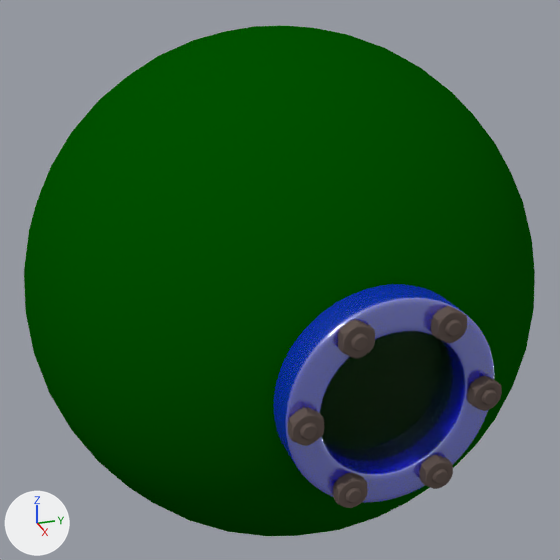
Two versions of the Blender file Bathysphere.blend, one commit apart.
Rendered twice from a 50 mm lens placed at (8.29, -2.82, 3.46), pointed at (0.12, -0.03, 0.06). The lights are fixed; the arrows at lower left show +X, +Y and +Z.

The first picture shows 'Icosphere', 'Icosphere.001', 'Nut.001', 'Nut.002', 'Nut.003', 'Nut.004', 'Nut.005', 'Porthole'.
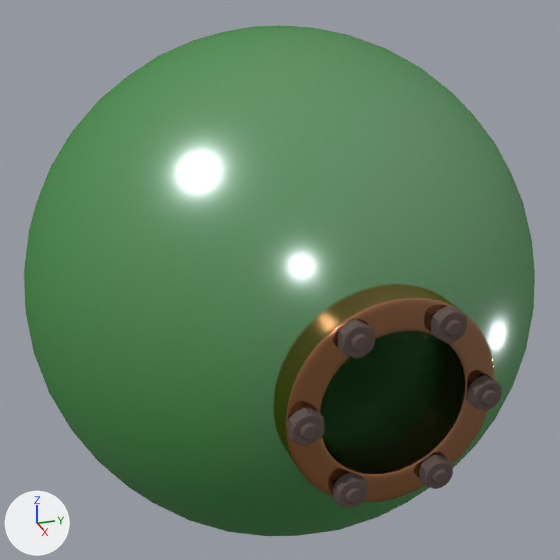
The change, as a list of edits to the scene's bpy script:
```text
Add ng_nodegroup:
    ng_nodegroup = bpy.data.node_groups.new('NodeGroup', 'ShaderNodeTree')
    # nodes: BsdfAnisotropic, Group, Math, Mix
    # colours: green #00bc3b, pink #cc0099, light grey #cccccc
Add mat_material_paint:
    mat_material_paint = bpy.data.materials.new('Material.Paint')
    mat_material_paint.use_nodes = True; mat_material_paint.node_tree.nodes.clear()
    _N = mat_material_paint.node_tree.nodes; _L = mat_material_paint.node_tree.links
    n0 = _N.new('ShaderNodeOutputMaterial'); n0.name = 'Material Output'
    n1 = _N.new('ShaderNodeGroup'); n1.name = 'Group'
    n1.node_tree = ng_pbr_dielectric
    n1.inputs[0].default_value = (0.0182, 0.246, 0.0124, 1.0)  # 'Color', green #25881d
    n1.inputs[1].default_value = 0.209  # 'Roughness'
    n1.inputs[2].default_value = (0.0, 0.0, 0.0)  # 'Normal'
    n1.inputs[3].default_value = 0.236  # 'Reflection'
    _L.new(n1.outputs[0], n0.inputs[0])  # 'Shader' to 'Surface'
Add mat_material_bronze:
    mat_material_bronze = bpy.data.materials.new('Material.Bronze')
    # nodes: Group, OutputMaterial
    # colours: orange #bc7d50, yellow #cca63e
Change me_cylinder:
    where me_cylinder.from_pydata(...)  # 128 vertices, 128 faces; spans x -1.0..1.0, y -1.0..1.0, z -1.0..1.0
    remove me_cylinder.materials.append(mat_material_002)
    add me_cylinder.materials.append(mat_material_bronze)
Change me_icosphere:
    where me_icosphere.from_pydata(...)  # 1270 vertices, 2524 faces; spans x -1.06..1.03, y -1.06..1.06, z -1.06..1.06
    remove me_icosphere.materials.append(mat_material_003)  # dark green #015200
    add me_icosphere.materials.append(mat_material_paint)
```

Boxes (x1, y1, x2, y2) around the edits, measured in the pictures (560 x 560 px):
'Icosphere', recoloured
    both: (24, 26, 535, 536)
'Porthole', recoloured (blue to brown)
    both: (274, 284, 494, 503)
